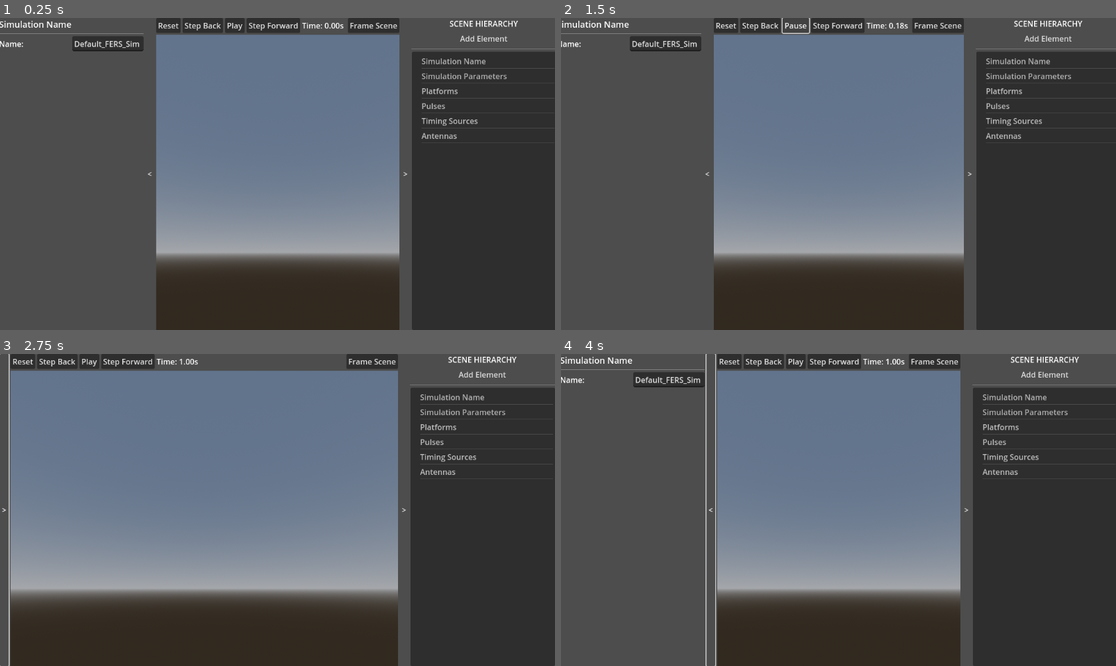
Above: before the commit, frames 1-4 (two rows, left to right).
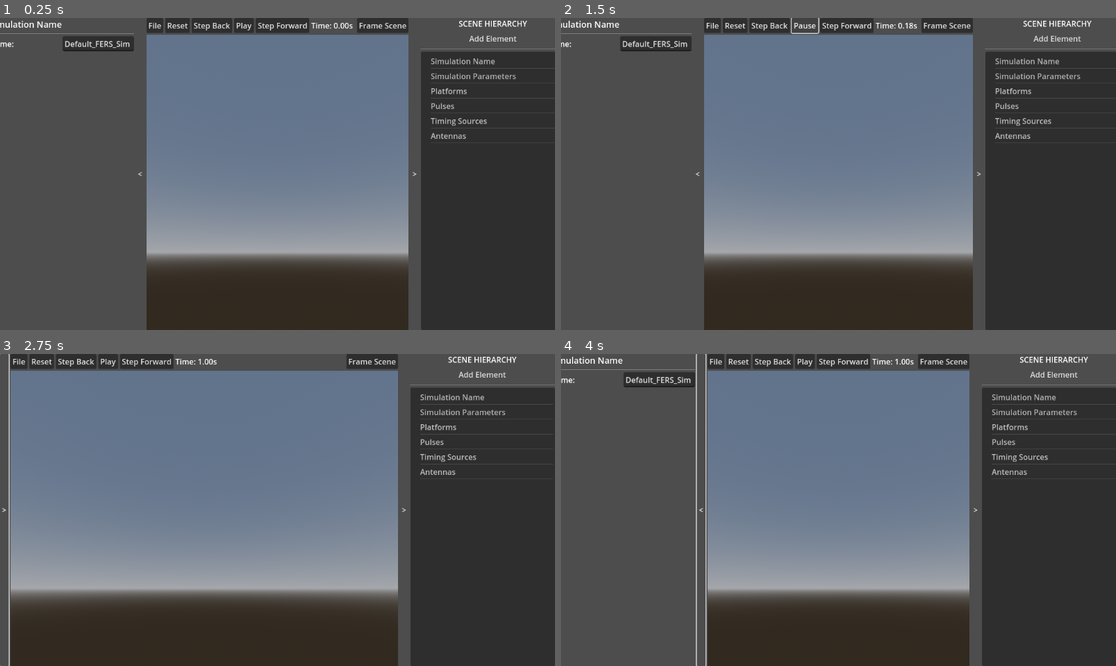
Above: after the commit, the same moments.

Repository: the-user-created/FERS_UI
Game: Godot game, scene res://scenes/main.tscn
The game is run twice, just before and just after one commit, with the same random seed, the same clock (stepped at 60 frames per second) and the same inputs.
Inputs (mouse positions are in pixels of both pictures, inside the frame that each line leads up to):
- Up to frame 1 (0.25 s): no input
- Up to frame 2 (1.5 s): click (716, 24) at 0.5 s, where only the run after the commit has a clickable "File"; click "Play" at 1.25 s
- Up to frame 3 (2.75 s): click "<" at 2 s
- Up to frame 4 (4 s): click "Play" at 2.75 s; click ">" at 3.5 s

The runs differ from the first frame. In frame 1, 6.9% of the frame differs, in the area x 0-95%, y 0-100%; in frame 2, 6.9%; in frame 3, 0.6%; in frame 4, 7.1%.

Commit message:
feat: add basic sim xml export functionality

Diff:
--- a/scenes/main.tscn
+++ b/scenes/main.tscn
@@ -44,6 +44,12 @@
 size_flags_horizontal = 3
 size_flags_vertical = 0
 alignment = 1
+
+[node name="file_menu_button" type="MenuButton" parent="main_layout/middle_view_container/playback_controls"]
+unique_name_in_owner = true
+layout_mode = 2
+text = "File"
+flat = false
 
 [node name="reset_button" type="Button" parent="main_layout/middle_view_container/playback_controls"]
 unique_name_in_owner = true
--- a/scripts/data/simulation_data.gd
+++ b/scripts/data/simulation_data.gd
@@ -25,6 +25,8 @@
 var simulation_time: float = 0.0
 var is_playing: bool = false
 
+var _id_to_name_map: Dictionary = {}
+
 var _id_counters: Dictionary = {
 	"platform": 0,
 	"pulse": 0,
@@ -212,3 +214,182 @@
 		if item_data.has("type") and item_data.type == element_type:
 			results.append(item_data)
 	return results
+
+
+# --- XML EXPORT LOGIC ---
+func export_as_xml() -> String:
+	_build_id_to_name_map()
+
+	var sim_name: String = get_element_data("sim_name").get("name_value", "FERS_Simulation")
+	var sim_params: Dictionary = get_element_data("sim_params")
+	var pulses: Array[Dictionary] = get_elements_by_type("pulse")
+	var timings: Array[Dictionary] = get_elements_by_type("timing_source")
+	var antennas: Array[Dictionary] = get_elements_by_type("antenna")
+	var platforms: Array[Dictionary] = get_elements_by_type("platform")
+
+	var xml_parts: Array
+	xml_parts.append('<?xml version="1.0" encoding="UTF-8"?>')
+	xml_parts.append('<simulation name="%s">' % sim_name)
+
+	xml_parts.append(_build_parameters_xml(sim_params, "    "))
+	for p in pulses: xml_parts.append(_build_pulse_xml(p, "    "))
+	for t in timings: xml_parts.append(_build_timing_xml(t, "    "))
+	for a in antennas: xml_parts.append(_build_antenna_xml(a, "    "))
+	for p in platforms: xml_parts.append(_build_platform_xml(p, "    "))
+
+	xml_parts.append('</simulation>')
+	return "\n".join(xml_parts)
+
+
+func _build_id_to_name_map() -> void:
+	_id_to_name_map.clear()
+	for key in _simulation_elements_data:
+		var element_data: Dictionary = _simulation_elements_data[key]
+		var name: String = element_data.get("name", "")
+		if not name.is_empty():
+			_id_to_name_map[key] = name
+
+
+func _get_name_from_id(element_id: String) -> String:
+	return _id_to_name_map.get(element_id, "")
+
+
+func _build_parameters_xml(data: Dictionary, indent: String) -> String:
+	var parts: Array
+	parts.append(indent + "<parameters>")
+	parts.append(indent + "    <starttime>%s</starttime>" % data.get("start_time", 0.0))
+	parts.append(indent + "    <endtime>%s</endtime>" % data.get("end_time", 1.0))
+	parts.append(indent + "    <rate>%s</rate>" % data.get("sampling_rate", 1e6))
+	parts.append(indent + "</parameters>")
+	return "\n".join(parts)
+
+
+func _build_pulse_xml(data: Dictionary, indent: String) -> String:
+	var parts: Array
+	var pulse_type: String = data.get("pulse_type_actual", "file")
+	var filename_attr := ' filename="%s"' % data.get("pulse_filename", "") if pulse_type == "file" else ""
+
+	parts.append(indent + '<pulse name="%s" type="%s"%s>' % [data.get("name", "unnamed"), pulse_type, filename_attr])
+	parts.append(indent + "    <power>%s</power>" % data.get("power", 0.0))
+	parts.append(indent + "    <carrier>%s</carrier>" % data.get("carrier_frequency", 0.0))
+	parts.append(indent + '</pulse>')
+	return "\n".join(parts)
+
+
+func _build_timing_xml(data: Dictionary, indent: String) -> String:
+	var parts: Array
+	parts.append(indent + '<timing name="%s">' % data.get("name", "unnamed"))
+	parts.append(indent + "    <frequency>%s</frequency>" % data.get("frequency", 1e7))
+	parts.append(indent + '</timing>')
+	return "\n".join(parts)
+
+
+func _build_antenna_xml(data: Dictionary, indent: String) -> String:
+	var pattern: String = data.get("antenna_pattern_actual", "isotropic")
+	var filename_attr := ' filename="%s"' % data.get("filename", "") if pattern in ["xml", "file"] else ""
+	return indent + '<antenna name="%s" pattern="%s"%s/>' % [data.get("name", "unnamed"), pattern, filename_attr]
+
+
+func _build_platform_xml(data: Dictionary, indent: String) -> String:
+	var parts: Array
+	parts.append(indent + '<platform name="%s">' % data.get("name", "unnamed"))
+	parts.append(_build_motion_path_xml(data.get("motion_path", {}), indent + "    "))
+	parts.append(_build_rotation_xml(data.get("rotation_model", {}), indent + "    "))
+	parts.append(_build_platform_subtype_xml(data, indent + "    "))
+	parts.append(indent + '</platform>')
+	return "\n".join(parts)
+
+
+func _build_motion_path_xml(data: Dictionary, indent: String) -> String:
+	var parts: Array
+	parts.append(indent + '<motionpath interpolation="%s">' % data.get("interpolation", "static"))
+	for wp in data.get("waypoints", []):
+		parts.append(indent + "    <positionwaypoint>")
+		parts.append(indent + "        <x>%s</x>" % wp.get("x", 0.0))
+		parts.append(indent + "        <y>%s</y>" % wp.get("y", 0.0))
+		parts.append(indent + "        <altitude>%s</altitude>" % wp.get("altitude", 0.0))
+		parts.append(indent + "        <time>%s</time>" % wp.get("time", 0.0))
+		parts.append(indent + "    </positionwaypoint>")
+	parts.append(indent + '</motionpath>')
+	return "\n".join(parts)
+
+
+func _build_rotation_xml(data: Dictionary, indent: String) -> String:
+	var parts: Array
+	if data.get("type", "fixed") == "fixed":
+		var fixed = data.get("fixed_rotation_data", {})
+		parts.append(indent + "<fixedrotation>")
+		parts.append(indent + "    <startazimuth>%s</startazimuth>" % fixed.get("start_azimuth", 0.0))
+		parts.append(indent + "    <startelevation>%s</startelevation>" % fixed.get("start_elevation", 0.0))
+		parts.append(indent + "    <azimuthrate>%s</azimuthrate>" % fixed.get("azimuth_rate", 0.0))
+		parts.append(indent + "    <elevationrate>%s</elevationrate>" % fixed.get("elevation_rate", 0.0))
+		parts.append(indent + "</fixedrotation>")
+	else: # path
+		var path = data.get("rotation_path_data", {})
+		parts.append(indent + '<rotationpath interpolation="%s">' % path.get("interpolation", "static"))
+		for wp in path.get("waypoints", []):
+			parts.append(indent + "    <rotationwaypoint>")
+			parts.append(indent + "        <azimuth>%s</azimuth>" % wp.get("azimuth", 0.0))
+			parts.append(indent + "        <elevation>%s</elevation>" % wp.get("elevation", 0.0))
+			parts.append(indent + "        <time>%s</time>" % wp.get("time", 0.0))
+			parts.append(indent + "    </rotationwaypoint>")
+		parts.append(indent + '</rotationpath>')
+	return "\n".join(parts)
+
+
+func _build_platform_subtype_xml(data: Dictionary, indent: String) -> String:
+	var subtype: String = data.get("platform_type_actual", "target")
+	var inst_name: String = data.get("name", "unnamed") + "_inst"
+	var parts: Array
+
+	match subtype:
+		"monostatic":
+			var ant_name = _get_name_from_id(data.get("monostatic_antenna_id_ref", ""))
+			var pul_name = _get_name_from_id(data.get("monostatic_pulse_id_ref", ""))
+			var tim_name = _get_name_from_id(data.get("monostatic_timing_id_ref", ""))
+			var attrs = 'name="%s" type="%s" antenna="%s" pulse="%s" timing="%s"' % [inst_name, data.get("monostatic_radar_type"), ant_name, pul_name, tim_name]
+			if data.get("monostatic_nodirect", false): attrs += ' nodirect="true"'
+			if data.get("monostatic_nopropagationloss", false): attrs += ' nopropagationloss="true"'
+			parts.append(indent + "<monostatic %s>" % attrs)
+			parts.append(indent + "    <window_skip>%s</window_skip>" % data.get("monostatic_window_skip"))
+			parts.append(indent + "    <window_length>%s</window_length>" % data.get("monostatic_window_length"))
+			parts.append(indent + "    <prf>%s</prf>" % data.get("monostatic_prf"))
+			parts.append(indent + "    <noise_temp>%s</noise_temp>" % data.get("monostatic_noise_temp"))
+			parts.append(indent + "</monostatic>")
+		"transmitter":
+			var ant_name = _get_name_from_id(data.get("transmitter_antenna_id_ref", ""))
+			var pul_name = _get_name_from_id(data.get("transmitter_pulse_id_ref", ""))
+			var tim_name = _get_name_from_id(data.get("transmitter_timing_id_ref", ""))
+			var attrs = 'name="%s" type="%s" antenna="%s" pulse="%s" timing="%s"' % [inst_name, data.get("transmitter_type_actual"), ant_name, pul_name, tim_name]
+			parts.append(indent + '<transmitter %s>' % attrs)
+			parts.append(indent + "    <prf>%s</prf>" % data.get("transmitter_prf"))
+			parts.append(indent + "</transmitter>")
+		"receiver":
+			var ant_name = _get_name_from_id(data.get("receiver_antenna_id_ref", ""))
+			var tim_name = _get_name_from_id(data.get("receiver_timing_id_ref", ""))
+			var attrs = 'name="%s" antenna="%s" timing="%s"' % [inst_name, ant_name, tim_name]
+			if data.get("receiver_nodirect", false): attrs += ' nodirect="true"'
+			if data.get("receiver_nopropagationloss", false): attrs += ' nopropagationloss="true"'
+			parts.append(indent + "<receiver %s>" % attrs)
+			parts.append(indent + "    <window_skip>%s</window_skip>" % data.get("receiver_window_skip"))
+			parts.append(indent + "    <window_length>%s</window_length>" % data.get("receiver_window_length"))
+			parts.append(indent + "    <prf>%s</prf>" % data.get("receiver_prf"))
+			parts.append(indent + "    <noise_temp>%s</noise_temp>" % data.get("receiver_noise_temp"))
+			parts.append(indent + "</receiver>")
+		"target":
+			parts.append(indent + '<target name="%s">' % inst_name)
+			var rcs_type = data.get("target_rcs_type_actual", "isotropic")
+			var filename_attr = ' filename="%s"' % data.get("target_rcs_filename") if rcs_type == "file" else ""
+			parts.append(indent + '    <rcs type="%s"%s>' % [rcs_type, filename_attr])
+			if rcs_type == "isotropic":
+				parts.append(indent + '        <value>%s</value>' % data.get("target_rcs_value"))
+			parts.append(indent + '    </rcs>')
+			var model_type = data.get("target_rcs_fluctuation_model_type", "constant")
+			if model_type != "constant":
+				parts.append(indent + '    <model type="%s">' % model_type)
+				if model_type != "constant":
+					parts.append(indent + '        <k>%s</k>' % data.get("target_rcs_fluctuation_k"))
+				parts.append(indent + '    </model>')
+			parts.append(indent + '</target>')
+
+	return "\n".join(parts)
--- a/scripts/main.gd
+++ b/scripts/main.gd
@@ -17,7 +17,9 @@
 @onready var step_forward_button: Button = %step_forward_button
 @onready var time_label: Label = %time_label
 @onready var frame_scene_button: Button = %frame_scene_button
+@onready var file_menu_button: MenuButton = %file_menu_button
 
+var export_file_dialog: FileDialog
 
 # --- GODOT VIRTUAL METHODS ---
 func _ready() -> void:
@@ -30,6 +32,16 @@
 	toggle_right_sidebar_button.pressed.connect(_on_toggle_right_sidebar_button_pressed)
 	frame_scene_button.pressed.connect(world_3d_view.frame_scene_contents)
 	right_sidebar.camera_focus_requested.connect(_on_camera_focus_requested)
+
+	# Setup File menu and export dialog
+	export_file_dialog = FileDialog.new()
+	export_file_dialog.title = "Export Simulation to XML"
+	export_file_dialog.file_mode = FileDialog.FILE_MODE_SAVE_FILE
+	export_file_dialog.add_filter("*.xml", "XML Simulation File")
+	export_file_dialog.file_selected.connect(_on_export_file_selected)
+	add_child(export_file_dialog)
+	file_menu_button.get_popup().add_item("Export to XML...", 0)
+	file_menu_button.get_popup().id_pressed.connect(_on_file_menu_id_pressed)
 
 	# Set initial UI state
 	toggle_left_sidebar_button.text = "<" if left_sidebar.visible else ">"
@@ -66,6 +78,24 @@
 	time_label.text = "Time: %.2fs" % new_time
 
 
+func _on_file_menu_id_pressed(id: int) -> void:
+	match id:
+		0: # Export to XML
+			var sim_name = SimData.get_element_data("sim_name").get("name_value", "simulation")
+			export_file_dialog.current_file = "%s.xml" % sim_name.to_snake_case()
+			export_file_dialog.popup_centered()
+
+
+func _on_export_file_selected(path: String) -> void:
+	var xml_string: String = SimData.export_as_xml()
+	if xml_string.is_empty():
+		printerr("Failed to generate XML string.")
+		return
+
+	var file := FileAccess.open(path, FileAccess.WRITE)
+	file.store_string(xml_string)
+
+
 # --- PRIVATE HELPER METHODS ---
 # Reusable function to handle sidebar animation and visibility.
 func _toggle_sidebar(sidebar_node: Control, button_node: Button, is_left_sidebar: bool) -> void:
